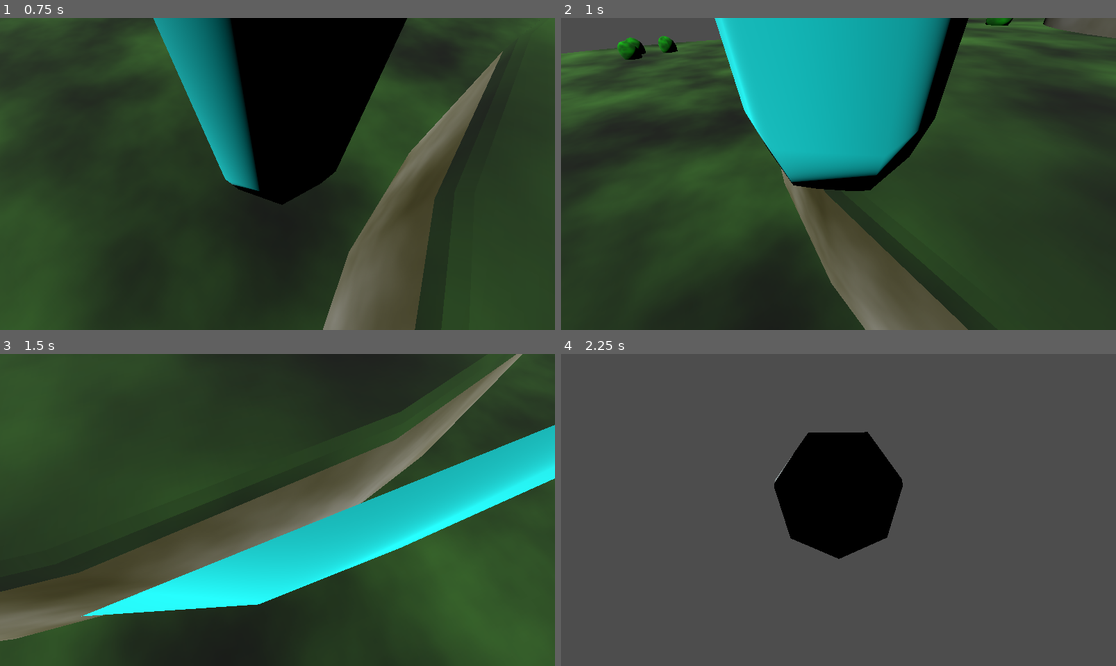
Above: before the commit, frames 1-4 (two rows, left to right).
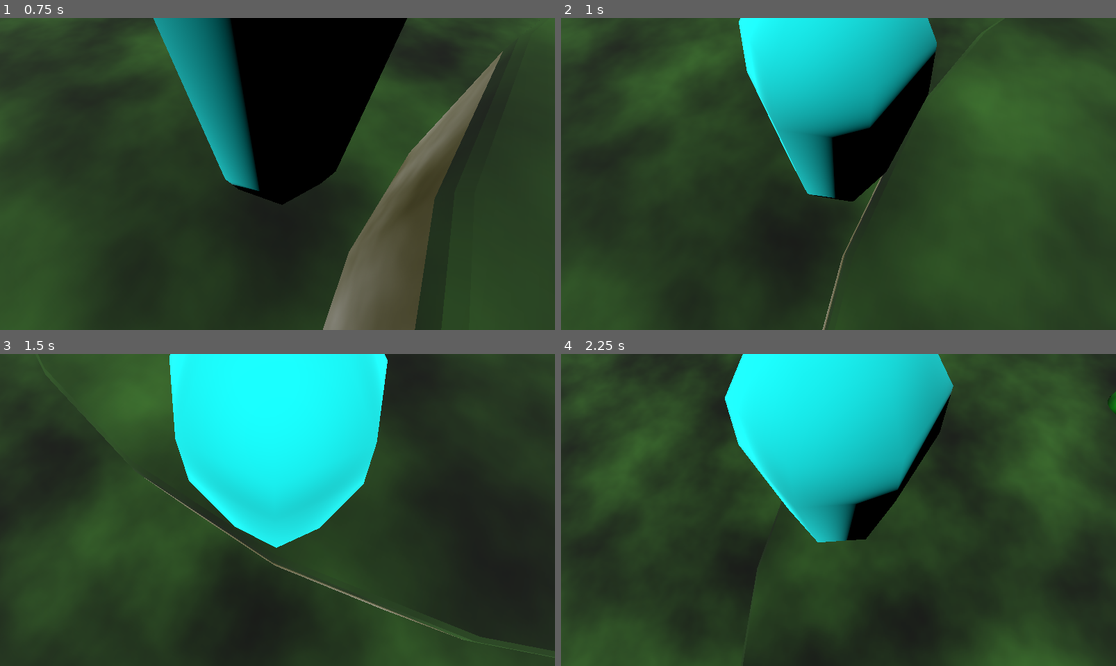
Above: after the commit, the same moments.

Repository: KaletheQuick/adventure-mode-godot
Game: Godot game, scene res://scenes/level_test.tscn
The game is run twice, just before and just after one commit, with the same random seed, the same clock (stepped at 60 frames per second) and the same inputs.
Inputs:
- Up to frame 1 (0.75 s): tap Enter (ui_accept) at 0.5 s; hold D from 0.53 s (still down)
- Up to frame 2 (1 s): keep holding D; tap Enter (ui_accept) at 0.77 s
- Up to frame 3 (1.5 s): release D at 1.28 s; hold S from 1.28 s (still down)
- Up to frame 4 (2.25 s): tap Enter (ui_accept) at 1.52 s; release S at 2.03 s; hold D from 2.03 s (still down)

Frame 1 is identical in both runs. In frame 2, 38% of the frame differs, in the area x 0-100%, y 0-100%; in frame 3, 60%; in frame 4, 99%.

Commit message:
Zoom in func _process
I followed the suggestions and made the zoom in _process to use delta.

Diff:
--- a/scripts/camera_control.gd
+++ b/scripts/camera_control.gd
@@ -2,11 +2,11 @@
 
 @export var target_current : Node3D
 @export var distance = 5.0
-
 var distance_to_target: float
-var target_zoom = Vector3(0,0,0)
-var zoom_speed = 0.01
-var initial_cam_position = Vector3(global_transform.origin)
+@export var zoom_min : float
+@export var zoom_max : float
+@export var zoom_target = 1
+@export var zoom_speed = 0.4
 
 # Called when the node enters the scene tree for the first time.
 func _ready():
@@ -17,22 +17,16 @@
 func _process(delta):
 	if is_instance_valid(target_current):
 		look_at(target_current.global_position)
+
 		var target_position = target_current.global_transform.origin
+		var zoom_square = zoom_target ^ 2
+		target_position.y += 3
 		var distance_to_target = target_current.global_transform.origin.distance_to(global_transform.origin)
-		if distance_to_target > 8.0:
+		var distance_difference = zoom_square - target_position.y
+		if Input.is_action_just_pressed("zoom"):
+			zoom_target += -15
+			global_transform.origin += -global_basis.z * distance_difference * zoom_speed * delta
+
+		if distance_to_target > 8.0 or distance_to_target < 2.0 :
 			global_transform.origin = target_current.global_transform.origin - target_current.global_transform.basis.z
-			global_transform.origin.y = 3
-
-
-func _input(event):
-	if event is InputEventKey:
-		var key_event = event as InputEventKey
-		if Input.is_action_just_pressed("zoom"):
-			var pos = global_transform.origin
-			target_zoom += Vector3(0,0,-5)
-			global_transform.origin = pos.lerp(target_zoom,zoom_speed)
-			if target_zoom.z > -15:
-				target_zoom == Vector3(0,0,0)
-
-	if Input.is_action_just_pressed("cam_shift"):  # staticcamera movemnt via keyboard input
-		print("V pressed")
+			global_transform.origin.y = target_position.y
